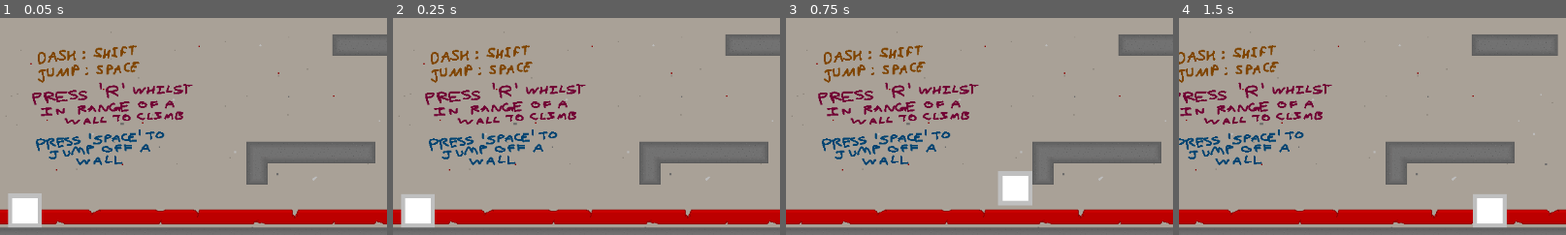
Above: before the commit, frames 1-4 (left to right).
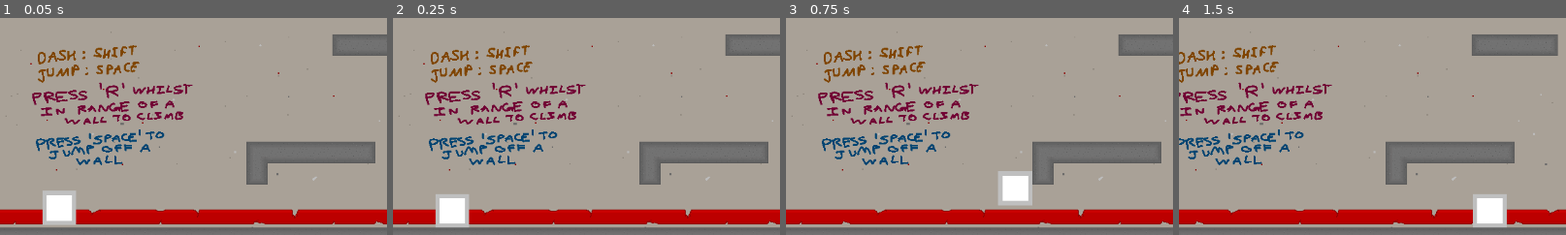
Above: after the commit, the same moments.

Repository: 19PettitR/the-swarm
Game: Godot game, scene res://main.tscn
Same seed, same stepped clock (60 frames per second), same inputs: the game is played once before the commit and once after it.
Inputs:
- Up to frame 1 (0.05 s): no input
- Up to frame 2 (0.25 s): no input
- Up to frame 3 (0.75 s): tap Enter at 0.5 s; hold D (right) from 0.53 s (still down); tap R (climb) at 0.6 s
- Up to frame 4 (1.5 s): keep holding D (right); tap Space (jump) at 0.77 s; tap E (attack) at 1.35 s
The pictures show only the part of the screen within x 10-60%, y 48-98%; the shares and areas given below are measured in that part.

The runs differ from the first frame. In frame 1, 2.8% of the frame differs, in the area x 2-20%, y 79-97%; in frame 2, 2.6%; in frame 3, nothing differs; in frame 4, nothing differs.

Commit message:
Milestone 1 Documentation Completion

Diff:
--- a/Level/climbing_area.gd
+++ b/Level/climbing_area.gd
@@ -1,6 +1,4 @@
 class_name Climbing_Area extends Area2D
-
-@onready var collision_shape_2d: CollisionShape2D = $CollisionShape2D
 
 # The side that the player climbs the wall
 @export var climb_side : String
@@ -19,12 +17,13 @@
 	body_entered.connect(_enter_climbing_area)
 	body_exited.connect(_exit_climbing_area)
 
-
+## Responsible for updating the player's climb variables when they enter the area
 func _enter_climbing_area(_p : Node2D) -> void:
 	in_climbing_range = true
 	PlayerManager.update_climb(true, climb_side, climb_position, climb_maximum, climb_minimum)
 
 
+## Responsible for updating the player's climb variables whn they exit the area
 func _exit_climbing_area(_p : Node2D) -> void:
 	in_climbing_range = false
 	PlayerManager.update_climb(false)
--- a/Player/player.gd
+++ b/Player/player.gd
@@ -118,17 +118,8 @@
 
 	# Climbing movement for when the player is climbing
 	else:
-
 		# Find which direction the player is moving in
 		direction = Input.get_axis("up", "down")
-
-		# If there is a direction (player is not stationary), move the player in that direction
-		if direction:
-			velocity.y = direction * speed
-		# If there is no direction, slow the player til they are stationary
-		else:
-			move_toward(velocity.x, 0, speed)
-
 		# Velocity.y should be changed to move the player along the wall
 		velocity.y = direction * speed
 
--- a/main.tscn
+++ b/main.tscn
@@ -69,7 +69,7 @@
 texture = ExtResource("1_fo4jl")
 
 [node name="Player" parent="." instance=ExtResource("1_7u0w7")]
-position = Vector2(151, 1894)
+position = Vector2(202, 1890)
 scale = Vector2(0.634594, 0.629166)
 dash_deceleration_multiplier = 50
 
--- a/project.godot
+++ b/project.godot
@@ -21,26 +21,34 @@
 LevelManager="*res://Globals/level_manager.gd"
 PlayerHud="*res://Globals/player_hud.gd"
 
+[display]
+
+window/size/resizable=false
+
 [input]
 
 right={
 "deadzone": 0.5,
 "events": [Object(InputEventKey,"resource_local_to_scene":false,"resource_name":"","device":-1,"window_id":0,"alt_press …(192 unchanged characters)…
+, Object(InputEventKey,"resource_local_to_scene":false,"resource_name":"","device":-1,"window_id":0,"alt_pressed":false,"shift_pressed":false,"ctrl_pressed":false,"meta_pressed":false,"pressed":false,"keycode":0,"physical_keycode":4194321,"key_label":0,"unicode":0,"location":0,"echo":false,"script":null)
 ]
 }
 left={
 "deadzone": 0.5,
 "events": [Object(InputEventKey,"resource_local_to_scene":false,"resource_name":"","device":-1,"window_id":0,"alt_press …(191 unchanged characters)…
+, Object(InputEventKey,"resource_local_to_scene":false,"resource_name":"","device":-1,"window_id":0,"alt_pressed":false,"shift_pressed":false,"ctrl_pressed":false,"meta_pressed":false,"pressed":false,"keycode":0,"physical_keycode":4194319,"key_label":0,"unicode":0,"location":0,"echo":false,"script":null)
 ]
 }
 up={
 "deadzone": 0.5,
 "events": [Object(InputEventKey,"resource_local_to_scene":false,"resource_name":"","device":-1,"window_id":0,"alt_press …(192 unchanged characters)…
+, Object(InputEventKey,"resource_local_to_scene":false,"resource_name":"","device":-1,"window_id":0,"alt_pressed":false,"shift_pressed":false,"ctrl_pressed":false,"meta_pressed":false,"pressed":false,"keycode":0,"physical_keycode":4194320,"key_label":0,"unicode":0,"location":0,"echo":false,"script":null)
 ]
 }
 down={
 "deadzone": 0.5,
 "events": [Object(InputEventKey,"resource_local_to_scene":false,"resource_name":"","device":-1,"window_id":0,"alt_press …(192 unchanged characters)…
+, Object(InputEventKey,"resource_local_to_scene":false,"resource_name":"","device":-1,"window_id":0,"alt_pressed":false,"shift_pressed":false,"ctrl_pressed":false,"meta_pressed":false,"pressed":false,"keycode":0,"physical_keycode":4194322,"key_label":0,"unicode":0,"location":0,"echo":false,"script":null)
 ]
 }
 dash={
